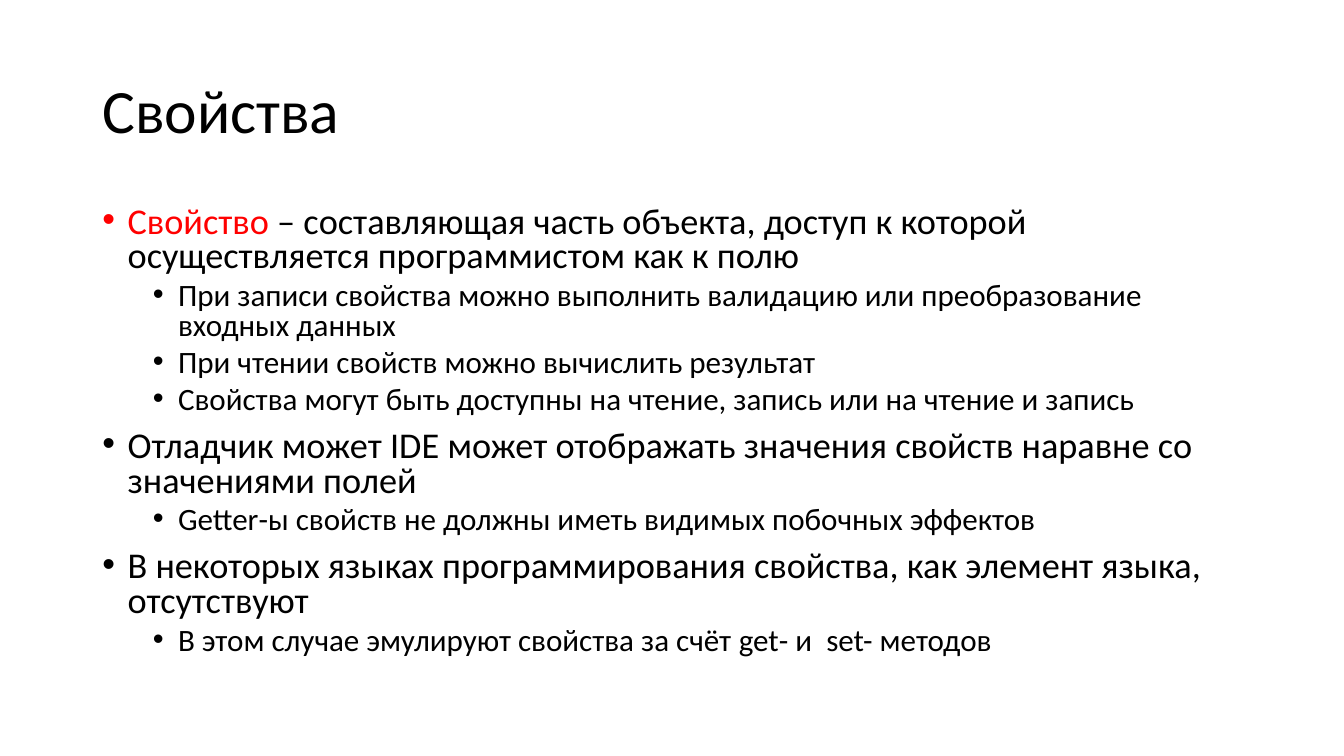
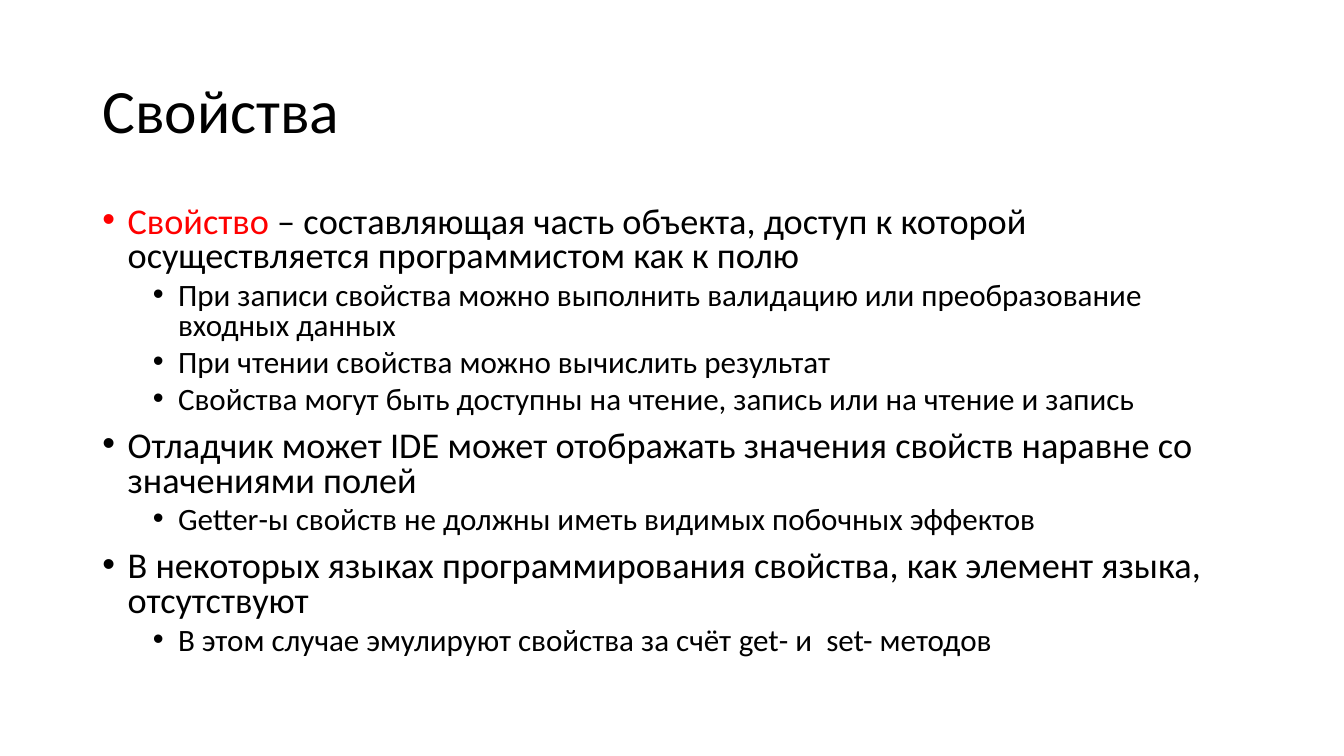
Before and after one commit to alexey-malov/oop, a slide deck: slide 46 of lectures/02/Основы ООП.pptx. Drawn at 1344x756 pixels with LibreOffice and Linux fonts; fonts in the diff are those of the drawing. Boxes give left, top, right and bottom in pixels: in the first picture for what was removed or moved away, otherwise in the second. Text is boxed around its words. In the diff, an @@ line names an element or a change of style, - is before the commit and + after.

```diff
--- a/lectures/02/Основы ООП.pptx
+++ b/lectures/02/Основы ООП.pptx
@@ text at (178,352,830,378): text changed @@
-  • При чтении свойств можно вычислить результат
+  • При чтении свойства можно вычислить результат
```
Also in this commit, not shown: 13 other slides changed, 5 slides added, 7 other files.
